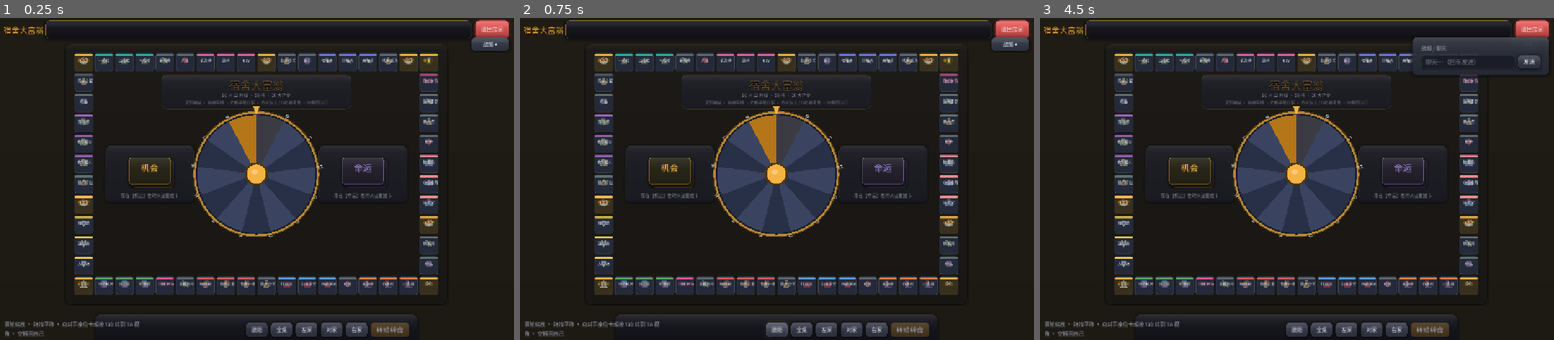
Above: before the commit, frames 1-3 (left to right).
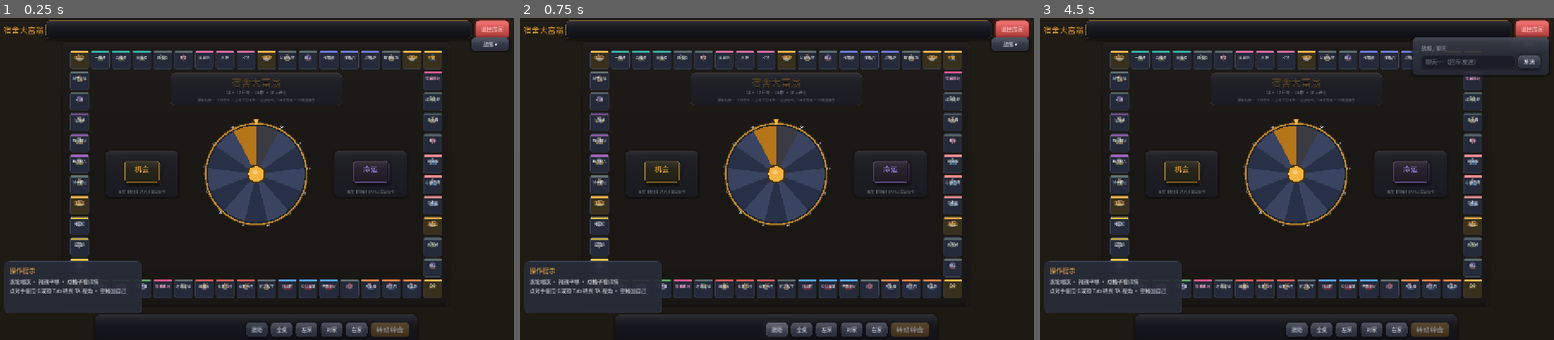
Above: after the commit, the same moments.

Repository: Lousync/dorm-monopoly
Game: Godot game, scene res://scenes/game.tscn
Two runs of this game, one before a commit and one after it. Both use one fixed random seed, a clock stepped at 60 frames per second and the inputs below. This scene is started directly instead of the project's main scene.
Inputs:
- Up to frame 1 (0.25 s): no input
- Up to frame 2 (0.75 s): click "跟随" at 0.5 s
- Up to frame 3 (4.5 s): click "全桌" at 1.25 s; click "左家" at 2 s; click "对家" at 2.75 s; click "右家" at 3.5 s; click "战报 ▾" at 4.25 s

The runs differ from the first frame. In frame 1, 17% of the frame differs, in the area x 0-86%, y 10-99%; in frame 2, 17%; in frame 3, 17%.
Error before the commit: Out of bounds get index '0' (on base: 'Array') (res://scripts/game.gd:732)
Error after the commit: Out of bounds get index '0' (on base: 'Array') (res://scripts/game.gd:746)

Commit message:
格子放大 64→80（棋盘 1440×960，为美术放模型留空间），方桌尺寸动态配平恒为正方形，格内/棋子/转盘/牌堆同步放大；点格子弹详情卡（组别/售价/租金/等级/持有者，边框随组变色）

Diff:
--- a/scripts/board_view.gd
+++ b/scripts/board_view.gd
@@ -7,9 +7,9 @@
 signal tile_clicked(idx: int)
 signal seat_clicked(peer: int)
 
-const TILE := 64.0
-static var WORLD := Vector2(GameData.BOARD_COLS, GameData.BOARD_ROWS) * TILE  # 18×12 → (1152, 768)
-const GAP := 3.0
+const TILE := 80.0
+static var WORLD := Vector2(GameData.BOARD_COLS, GameData.BOARD_ROWS) * TILE  # 18×12 → (1440, 960)
+const GAP := 4.0
 const MIN_ZOOM := 0.3
 const MAX_ZOOM := 1.25
 ## 事件卡从牌堆抽出展示的总时长（房主结算等待与它保持同步）
@@ -20,9 +20,13 @@
 const BAND_SIDE := 240.0     # 左右操作栏宽（座位件厚 220 + 边距）
 const BAND_TB := 286.0       # 上下操作栏厚
 const HOLE_MX := 16.0        # 棋盘与左右栏的间隙
-const HOLE_MY := 162.0       # 棋盘与上下栏的间隙（把方框配平成正方形）
-static var TABLE := Rect2(-(BAND_SIDE + HOLE_MX), -(BAND_TB + HOLE_MY),
-	WORLD.x + 2.0 * (BAND_SIDE + HOLE_MX), WORLD.y + 2.0 * (BAND_TB + HOLE_MY))
+# 方框边长由棋盘长边驱动，上下间隙动态配平，桌面恒为正方形
+static var TABLE := _make_table()
+
+static func _make_table() -> Rect2:
+	var side: float = WORLD.x + 2.0 * (BAND_SIDE + HOLE_MX)
+	var my: float = (side - 2.0 * BAND_TB - WORLD.y) * 0.5
+	return Rect2(-(BAND_SIDE + HOLE_MX), -(BAND_TB + my), side, side)
 const SEAT_SIZE := Vector2(1068, 220)
 const SLOT_SIZE := Vector2(148, 196)
 
@@ -206,7 +210,7 @@
 
 		var strip := Panel.new()
 		strip.position = Vector2(2, 2)
-		strip.size = Vector2(TILE - GAP * 2.0 - 4, 6)
+		strip.size = Vector2(TILE - GAP * 2.0 - 4, 7)
 		var strip_c: Color = UIKit.ACCENT if corner else (Color(0.93, 0.30, 0.55) if d.type == "casino" else GameData.GROUP_COLORS.get(d.get("group", ""), Color("#566")))
 		strip.add_theme_stylebox_override("panel", UIKit.stylebox(strip_c.lightened(0.06), 2))
 		strip.mouse_filter = Control.MOUSE_FILTER_IGNORE
@@ -222,32 +226,32 @@
 				ic.texture = icon_t
 				ic.expand_mode = TextureRect.EXPAND_IGNORE_SIZE
 				ic.stretch_mode = TextureRect.STRETCH_KEEP_ASPECT_CENTERED
-				ic.position = Vector2((TILE - GAP * 2.0) * 0.5 - 11.0, 13)
-				ic.size = Vector2(22, 22)
+				ic.position = Vector2((TILE - GAP * 2.0) * 0.5 - 13.0, 15)
+				ic.size = Vector2(26, 26)
 				ic.modulate = Color(1, 1, 1, 0.42 if not corner else 0.55)
 				ic.mouse_filter = Control.MOUSE_FILTER_IGNORE
 				p.add_child(ic)
 
-		var name_l := UIKit.label(d.name, 12, UIKit.ACCENT if corner else (Color(0.98, 0.58, 0.78) if casino else UIKit.TEXT))
-		name_l.position = Vector2(4, 10)
-		name_l.size = Vector2(TILE - GAP * 2.0 - 8, 26)
+		var name_l := UIKit.label(d.name, 14, UIKit.ACCENT if corner else (Color(0.98, 0.58, 0.78) if casino else UIKit.TEXT))
+		name_l.position = Vector2(4, 12)
+		name_l.size = Vector2(TILE - GAP * 2.0 - 8, 30)
 		name_l.autowrap_mode = TextServer.AUTOWRAP_WORD_SMART
 		name_l.horizontal_alignment = HORIZONTAL_ALIGNMENT_CENTER
 		name_l.vertical_alignment = VERTICAL_ALIGNMENT_CENTER
 		_world_descend(name_l)
 		p.add_child(name_l)
 
-		var sub := UIKit.label("", 10, UIKit.TEXT_DIM)
-		sub.position = Vector2(4, 36)
-		sub.size = Vector2(TILE - GAP * 2.0 - 8, 12)
+		var sub := UIKit.label("", 11, UIKit.TEXT_DIM)
+		sub.position = Vector2(4, 48)
+		sub.size = Vector2(TILE - GAP * 2.0 - 8, 14)
 		sub.horizontal_alignment = HORIZONTAL_ALIGNMENT_CENTER
 		_world_descend(sub)
 		p.add_child(sub)
 		_sub_labels.append(sub)
 
-		var star := UIKit.label("", 10, UIKit.ACCENT)
-		star.position = Vector2(4, 34)
-		star.size = Vector2(TILE - GAP * 2.0 - 8, 14)
+		var star := UIKit.label("", 12, UIKit.ACCENT)
+		star.position = Vector2(4, 46)
+		star.size = Vector2(TILE - GAP * 2.0 - 8, 16)
 		star.horizontal_alignment = HORIZONTAL_ALIGNMENT_RIGHT
 		_world_descend(star)
 		p.add_child(star)
@@ -264,37 +268,37 @@
 func _build_interior() -> void:
 	var c := WORLD * 0.5
 	var p := Panel.new()
-	p.position = Vector2(c.x - 300, 72)
-	p.size = Vector2(600, 108)
+	p.position = Vector2(c.x - 330, 90)
+	p.size = Vector2(660, 126)
 	p.mouse_filter = Control.MOUSE_FILTER_IGNORE
 	p.add_theme_stylebox_override("panel", UIKit.card_stylebox(Color(0.10, 0.11, 0.16, 0.62), 20,
 		Color(UIKit.ACCENT.r, UIKit.ACCENT.g, UIKit.ACCENT.b, 0.22), 1))
 	_world.add_child(p)
 
-	var title := UIKit.title_label("宿舍大富翁", 34, Color(UIKit.ACCENT.r, UIKit.ACCENT.g, UIKit.ACCENT.b, 0.34), 0)
-	title.position = Vector2(0, 6)
-	title.size = Vector2(600, 46)
+	var title := UIKit.title_label("宿舍大富翁", 38, Color(UIKit.ACCENT.r, UIKit.ACCENT.g, UIKit.ACCENT.b, 0.34), 0)
+	title.position = Vector2(0, 8)
+	title.size = Vector2(660, 52)
 	title.horizontal_alignment = HORIZONTAL_ALIGNMENT_CENTER
 	title.mouse_filter = Control.MOUSE_FILTER_IGNORE
 	p.add_child(title)
 
 	var sub := UIKit.label("%d × %d 环线 · %d 格 · 10 大产业" % [GameData.BOARD_COLS, GameData.BOARD_ROWS, GameData.TILES.size()],
-		14, Color(UIKit.TEXT_DIM.r, UIKit.TEXT_DIM.g, UIKit.TEXT_DIM.b, 0.75))
-	sub.position = Vector2(0, 52)
-	sub.size = Vector2(600, 20)
+		15, Color(UIKit.TEXT_DIM.r, UIKit.TEXT_DIM.g, UIKit.TEXT_DIM.b, 0.75))
+	sub.position = Vector2(0, 64)
+	sub.size = Vector2(660, 22)
 	sub.horizontal_alignment = HORIZONTAL_ALIGNMENT_CENTER
 	sub.mouse_filter = Control.MOUSE_FILTER_IGNORE
 	p.add_child(sub)
 
 	var hint := UIKit.label("滚轮缩放 · 拖拽平移 · 点格子看详情 · 点座位卡 / Tab 转视角 · 空格回自己", 13, Color(UIKit.TEXT_DIM.r, UIKit.TEXT_DIM.g, UIKit.TEXT_DIM.b, 0.55))
-	hint.position = Vector2(0, 76)
-	hint.size = Vector2(600, 20)
+	hint.position = Vector2(0, 94)
+	hint.size = Vector2(660, 20)
 	hint.horizontal_alignment = HORIZONTAL_ALIGNMENT_CENTER
 	hint.mouse_filter = Control.MOUSE_FILTER_IGNORE
 	p.add_child(hint)
 
-	_build_deck("机会", Vector2(c.x - 336, c.y), UIKit.ACCENT)
-	_build_deck("命运", Vector2(c.x + 336, c.y), Color(0.66, 0.56, 0.95))
+	_build_deck("机会", Vector2(c.x - 440, c.y), UIKit.ACCENT)
+	_build_deck("命运", Vector2(c.x + 440, c.y), Color(0.66, 0.56, 0.95))
 	_build_wheel(c)
 
 ## 一个牌堆：区域底板 + 三层错位卡背 + 牌名 + 小字说明
@@ -338,7 +342,7 @@
 ## 中央转盘：点数来源，掷点时镜头对准它
 func _build_wheel(center: Vector2) -> void:
 	_wheel = WheelView.new()
-	_wheel.size = Vector2(340, 340)
+	_wheel.size = Vector2(360, 360)
 	_wheel.position = center - _wheel.size * 0.5
 	_world.add_child(_wheel)
 
@@ -458,10 +462,10 @@
 
 func _build_ring() -> void:
 	_ring = Panel.new()
-	_ring.size = Vector2(40, 40)
+	_ring.size = Vector2(52, 52)
 	_ring.mouse_filter = Control.MOUSE_FILTER_IGNORE
 	_ring.z_index = 15
-	var sb := UIKit.stylebox(Color(0, 0, 0, 0), 20, UIKit.ACCENT, 3)
+	var sb := UIKit.stylebox(Color(0, 0, 0, 0), 26, UIKit.ACCENT, 3)
 	sb.draw_center = false
 	_ring.add_theme_stylebox_override("panel", sb)
 	_ring.visible = false
@@ -654,8 +658,8 @@
 
 ## 第 e 条操作栏的方框区域（世界坐标）：上下栏横贯全边、左右栏嵌在上下栏之间，拼成闭合方框
 func _seat_bar(e: int) -> Rect2:
-	var ht := -HOLE_MY
-	var hb := WORLD.y + HOLE_MY
+	var ht := TABLE.position.y + BAND_TB
+	var hb := TABLE.end.y - BAND_TB
 	match e:
 		1: return Rect2(TABLE.position.x, ht, BAND_SIDE, hb - ht)
 		3: return Rect2(WORLD.x + HOLE_MX, ht, BAND_SIDE, hb - ht)
@@ -1006,14 +1010,14 @@
 	return _token_at(int(p.pos), slot)
 
 func _token_at(idx: int, slot: int) -> Vector2:
-	return tile_pos(idx) + Vector2(TILE, TILE) * 0.5 - Vector2(13, 13) + _slot_offset(slot)
+	return tile_pos(idx) + Vector2(TILE, TILE) * 0.5 - Vector2(17, 19) + _slot_offset(slot)
 
 func _slot_offset(slot: int) -> Vector2:
 	match slot % 4:
-		0: return Vector2(-15, -15)
-		1: return Vector2(15, -15)
-		2: return Vector2(-15, 15)
-		_: return Vector2(15, 15)
+		0: return Vector2(-20, -20)
+		1: return Vector2(20, -20)
+		2: return Vector2(-20, 20)
+		_: return Vector2(20, 20)
 
 ## 棋子：Kenney 桌游小人（CC0），按玩家槽位取色；素材缺失时退回纯色圆片
 func _make_token(slot: int, pname: String) -> Control:
@@ -1024,7 +1028,7 @@
 		tr.texture = piece
 		tr.expand_mode = TextureRect.EXPAND_IGNORE_SIZE
 		tr.stretch_mode = TextureRect.STRETCH_KEEP_ASPECT_CENTERED
-		tr.size = Vector2(26, 30)
+		tr.size = Vector2(34, 38)
 		tk = tr
 	else:
 		var p := Panel.new()
--- a/scripts/game.gd
+++ b/scripts/game.gd
@@ -19,7 +19,10 @@
 var status_label: Label
 var roll_btn: Button
 var follow_btn: Button
-var info_label: Label
+var info_panel: PanelContainer
+var info_title: Label
+var info_body: Label
+var info_sb: StyleBoxFlat
 var log_text: RichTextLabel
 var log_panel: PanelContainer
 var log_toggle: Button
@@ -219,15 +222,26 @@
 	roll_btn.disabled = true
 	bar_row.add_child(roll_btn)
 
-	# 左下角：格子详情 / 操作提示
-	info_label = UIKit.label("滚轮缩放 · 拖拽平移 · 点对手座位卡或按 Tab 转到 TA 视角 · 空格回自己", 13, UIKit.TEXT_DIM)
-	info_label.set_anchors_preset(Control.PRESET_BOTTOM_LEFT)
-	info_label.offset_left = 14
-	info_label.offset_right = 356
-	info_label.offset_top = -50
-	info_label.offset_bottom = -12
-	info_label.autowrap_mode = TextServer.AUTOWRAP_WORD_SMART
-	add_child(info_label)
+	# 左下角：格子详情卡（点击棋盘格子弹出相关信息）
+	info_panel = UIKit.panel_container(UIKit.PANEL_GLASS, 12, Color(UIKit.BORDER.r, UIKit.BORDER.g, UIKit.BORDER.b, 0.8), 1, 6)
+	info_panel.set_anchors_preset(Control.PRESET_BOTTOM_LEFT)
+	info_panel.offset_left = 14
+	info_panel.offset_right = 356
+	info_panel.offset_top = -196
+	info_panel.offset_bottom = -66
+	add_child(info_panel)
+	info_sb = UIKit.stylebox(UIKit.PANEL_GLASS, 12, Color(UIKit.BORDER.r, UIKit.BORDER.g, UIKit.BORDER.b, 0.8), 1)
+	info_panel.add_theme_stylebox_override("panel", info_sb)
+	var im := UIKit.margins(12, 10, 10, 10)
+	info_panel.add_child(im)
+	var iv := VBoxContainer.new()
+	iv.add_theme_constant_override("separation", 5)
+	im.add_child(iv)
+	info_title = UIKit.label("操作提示", 16, UIKit.ACCENT)
+	iv.add_child(info_title)
+	info_body = UIKit.label("滚轮缩放 · 拖拽平移 · 点格子看详情\n点对手座位卡或按 Tab 转到 TA 视角 · 空格回自己", 13, UIKit.TEXT)
+	info_body.autowrap_mode = TextServer.AUTOWRAP_WORD_SMART
+	iv.add_child(info_body)
 
 	# 右上：战报 / 聊天（可折叠，保持桌面干净）
 	log_toggle = UIKit.button("战报 ▾", 13)
@@ -1001,19 +1015,41 @@
 
 func _on_tile_clicked(idx: int) -> void:
 	var d: Dictionary = GameData.TILES[idx]
-	var line := "【%s】%s" % [d.name, GameData.TILE_DESC.get(d.type, "")]
-	if String(d.type) == "property":
-		var owner_name := "无主"
-		var tiles: Array = st.get("tiles", [])
-		if idx < tiles.size() and int(tiles[idx].get("owner", GameData.NO_OWNER)) != GameData.NO_OWNER:
-			owner_name = _name_by_peer(int(tiles[idx].owner))
-		var rent := GameData.rent_for(idx, st.get("tiles", []))
-		line += "\n%s组 · 售价 %s · 当前租金 %s · 持有：%s" % [
-			GameData.GROUP_NAMES.get(d.group, "?"), GameData.fmt_money(int(d.price)),
-			GameData.fmt_money(rent), owner_name]
-	elif String(d.type) == "fine" or String(d.type) == "bonus":
-		line += "：%s" % GameData.fmt_money(int(d.amount))
-	info_label.text = line
+	var t := String(d.type)
+	var tiles: Array = st.get("tiles", [])
+	var level := 0
+	var owner_id := GameData.NO_OWNER
+	if idx < tiles.size():
+		owner_id = int(tiles[idx].get("owner", GameData.NO_OWNER))
+		level = int(tiles[idx].get("level", 0))
+
+	var accent := UIKit.ACCENT
+	var body := String(GameData.TILE_DESC.get(t, "宿舍一角，岁月静好"))
+	match t:
+		"property":
+			accent = GameData.GROUP_COLORS.get(String(d.group), UIKit.ACCENT)
+			var owner_name := "无主 · 踩到可购买"
+			if owner_id != GameData.NO_OWNER:
+				owner_name = _name_by_peer(owner_id)
+			body = "%s产业 · 售价 %s\n当前租金 %s · 装修 Lv%d（%s）\n持有：%s" % [
+				GameData.GROUP_NAMES.get(String(d.group), "?"), GameData.fmt_money(int(d.price)),
+				GameData.fmt_money(GameData.rent_for(idx, tiles)), level, "★".repeat(level) if level > 0 else "未装修",
+				owner_name]
+		"fine":
+			accent = UIKit.DANGER
+			body = "%s\n金额：%s" % [body, GameData.fmt_money(int(d.amount))]
+		"bonus":
+			accent = UIKit.GOOD
+			body = "%s\n金额：%s" % [body, GameData.fmt_money(int(d.amount))]
+	info_title.text = "【%s】" % String(d.name)
+	info_title.add_theme_color_override("font_color", accent)
+	info_body.text = body
+	info_sb.border_color = Color(accent.r, accent.g, accent.b, 0.7)
+	info_panel.add_theme_stylebox_override("panel", info_sb)
+	info_panel.pivot_offset = info_panel.size * 0.5
+	info_panel.scale = Vector2(0.94, 0.94)
+	var tw := create_tween()
+	tw.tween_property(info_panel, "scale", Vector2.ONE, 0.18).set_trans(Tween.TRANS_BACK).set_ease(Tween.EASE_OUT)
 
 # ================= 弹窗与结算 =================
 
@@ -1216,6 +1252,7 @@
 		# 对局近景摆拍；路径带 table 则停在围桌全景（验证布局用）
 		board.focus_grid(27, 0.8, true)
 		await get_tree().create_timer(0.15).timeout
+		_on_tile_clicked(27)  # 顺便展示格子详情卡
 	if not path.contains("plain"):
 		board.play_deck_card("机会", "good", "帮宿管阿姨搬了一下午矿泉水，辛苦费 +600")
 		board.spin_wheel(12)
Binary file added: shots/tile80_info.png
Binary file added: shots/tile80_table_plain.png
Not shown, changed: README.md
